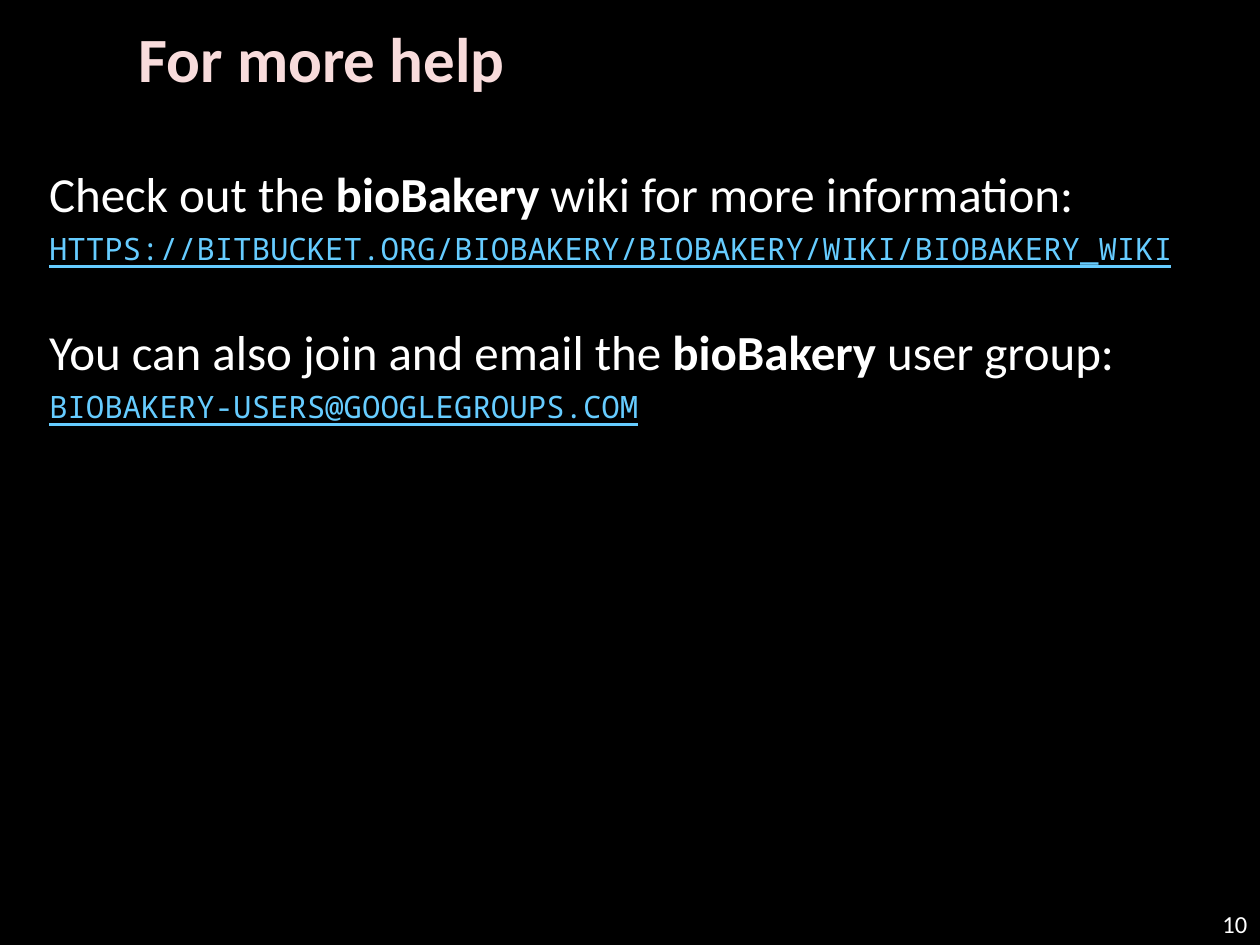
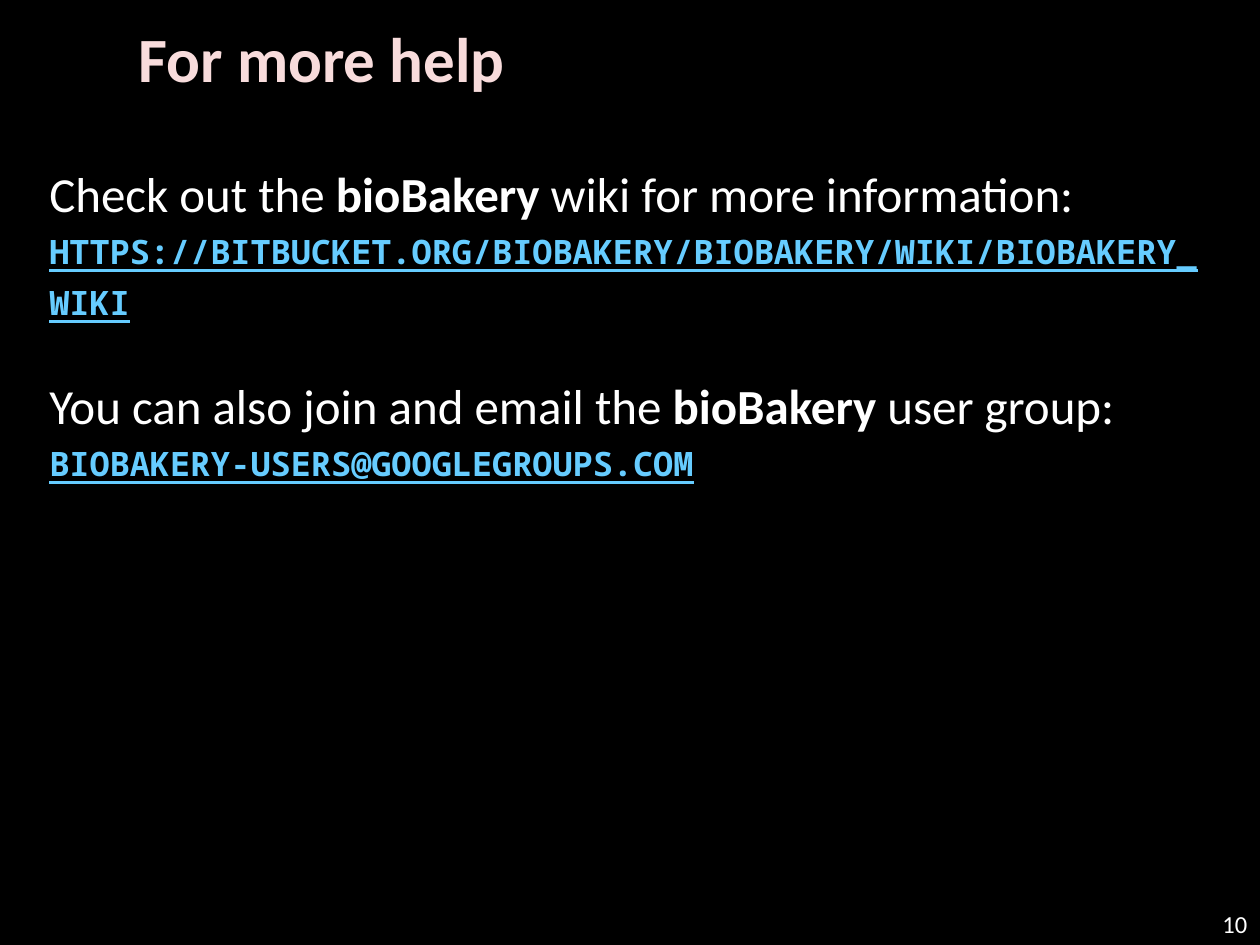
Before and after one commit to biobakery/biobakery, a slide deck: slide 10 of vagrant/biobakery-gui/WELCOME.pptx. Drawn at 1260x945 pixels with LibreOffice and Linux fonts; fonts in the diff are those of the drawing; background and template pictures are left out. Boxes give left, top, right and bottom in pixels: in the first picture for what was removed or moved away, otherwise in the second. Text is boxed around its words. In the diff, an @@ line names an element or a change of style, - is before the commit and + after.

```diff
--- a/vagrant/biobakery-gui/WELCOME.pptx
+++ b/vagrant/biobakery-gui/WELCOME.pptx
@@ text "Check out the bioBakery wiki ..." at [49,177,1196,484]: size 22 to 24 pt, bold on in "https://bitbucket.org/biobakery/biobakery/wiki/biobakery_wik ...", "biobakery-users@googlegroups.com"; less space between paragraphs @@
```
Also in this commit, not shown: 9 other slides changed, 1 other file.
